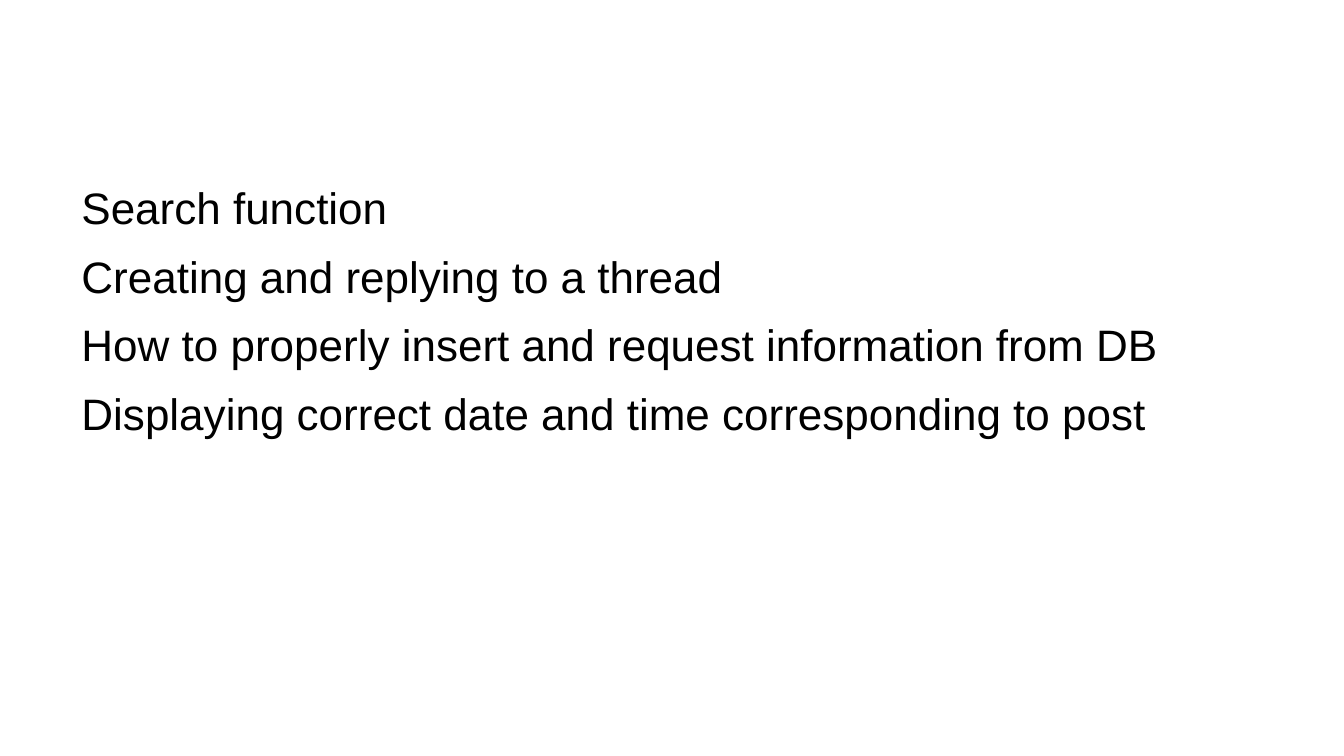
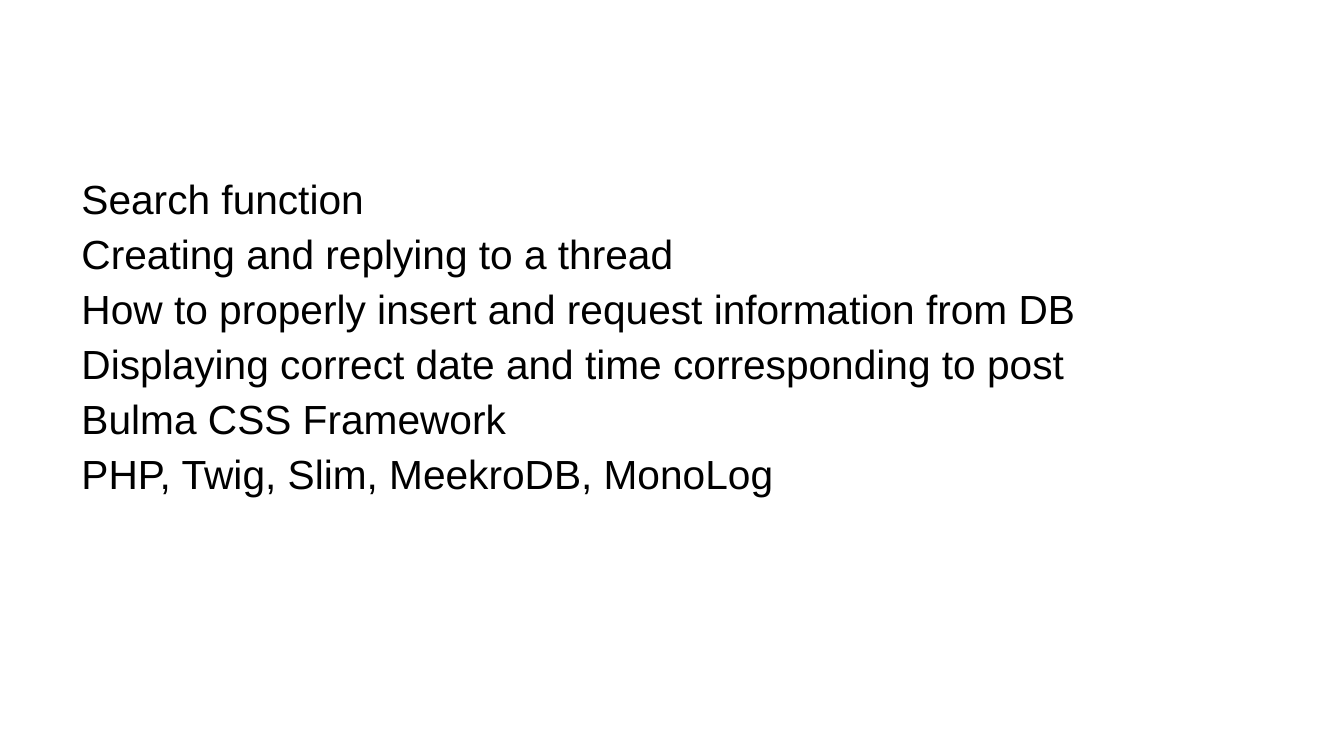
Before and after one commit to mstinis/PHPwebforum, a slide deck: slide 7 of DOCS/forum-presentation.ppt. Drawn at 1344x756 pixels with LibreOffice and Linux fonts; fonts in the diff are those of the drawing; background and template pictures are left out. Boxes give left, top, right and bottom in pixels: in the first picture for what was removed or moved away, otherwise in the second. Text is boxed around its words. In the diff, an @@ line names an element or a change of style, - is before the commit and + after.

Commit message:
*project presentation fix

```diff
--- a/DOCS/forum-presentation.ppt
+++ b/DOCS/forum-presentation.ppt
@@ text at (81,184,1075,387): size 26 to 24.1 pt in "Search function", "Creating and replying to a thread", "How to properly insert and request information ...", "Displaying correct date and time corresponding to ..."; line spacing 0.93 to 0.73 @@
@@ text at (81,404,773,497): paragraphs added @@
+Bulma CSS Framework
+PHP, Twig, Slim, MeekroDB, MonoLog
```
